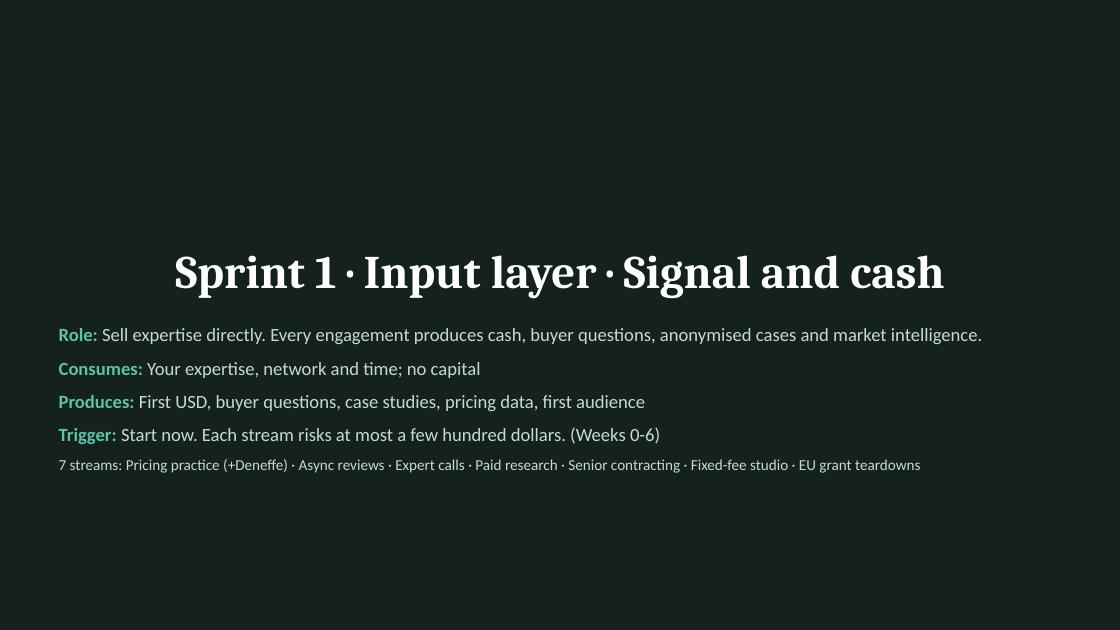
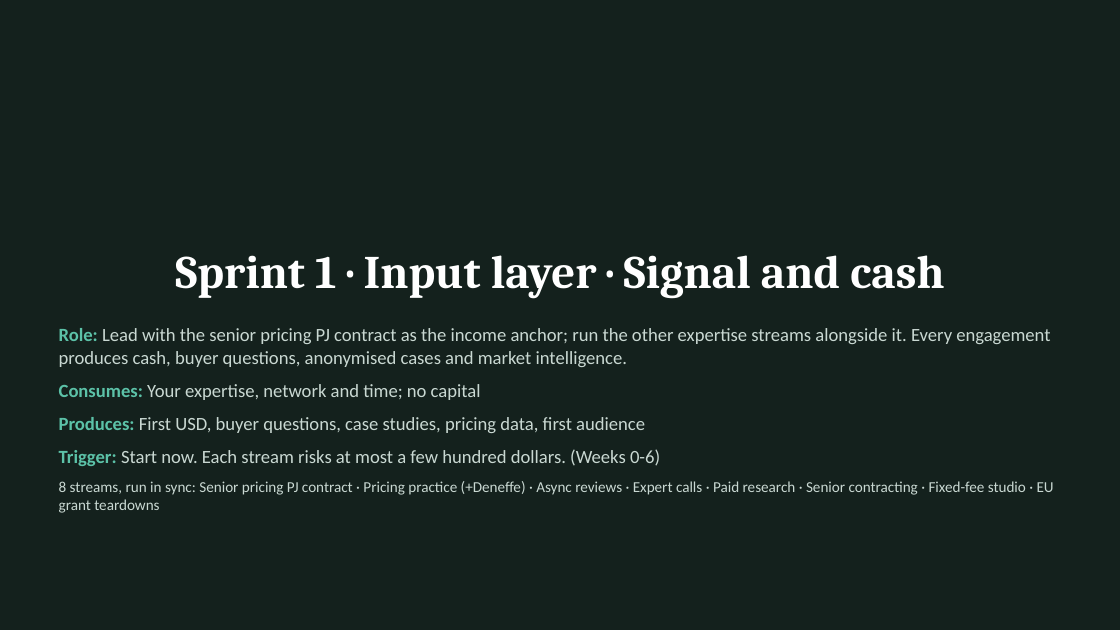
Before and after one commit to algarcalebe-web/legendary-bassoon, a slide deck: slide 10 of research/Calebe_Revenue_Network.pptx. Drawn at 1120x630 pixels with LibreOffice and Linux fonts; fonts in the diff are those of the drawing. Boxes give left, top, right and bottom in pixels: in the first picture for what was removed or moved away, otherwise in the second. Text is boxed around its words. In the diff, an @@ line names an element or a change of style, - is before the commit and + after.

```diff
--- a/research/Calebe_Revenue_Network.pptx
+++ b/research/Calebe_Revenue_Network.pptx
@@ text at [59, 328, 1050, 367]: text changed @@
-Role: Sell expertise directly. Every engagement produces cash, buyer questions, anonymised cases and market intelligence.
+Role: Lead with the senior pricing PJ contract as the income anchor; run the other expertise streams alongside it. Every engagement produces cash, buyer questions, anonymised cases and market intelligence.
@@ text at [59, 481, 1054, 513]: text changed @@
-7 streams: Pricing practice (+Deneffe) · Async reviews · Expert calls · Paid research · Senior contracting · Fixed-fee studio · EU grant teardowns
+8 streams, run in sync: Senior pricing PJ contract · Pricing practice (+Deneffe) · Async reviews · Expert calls · Paid research · Senior contracting · Fixed-fee studio · EU grant teardowns
```
Also in this commit, not shown: 104 other slides changed, 16 slides added, 2 slides removed, 2 other files.
